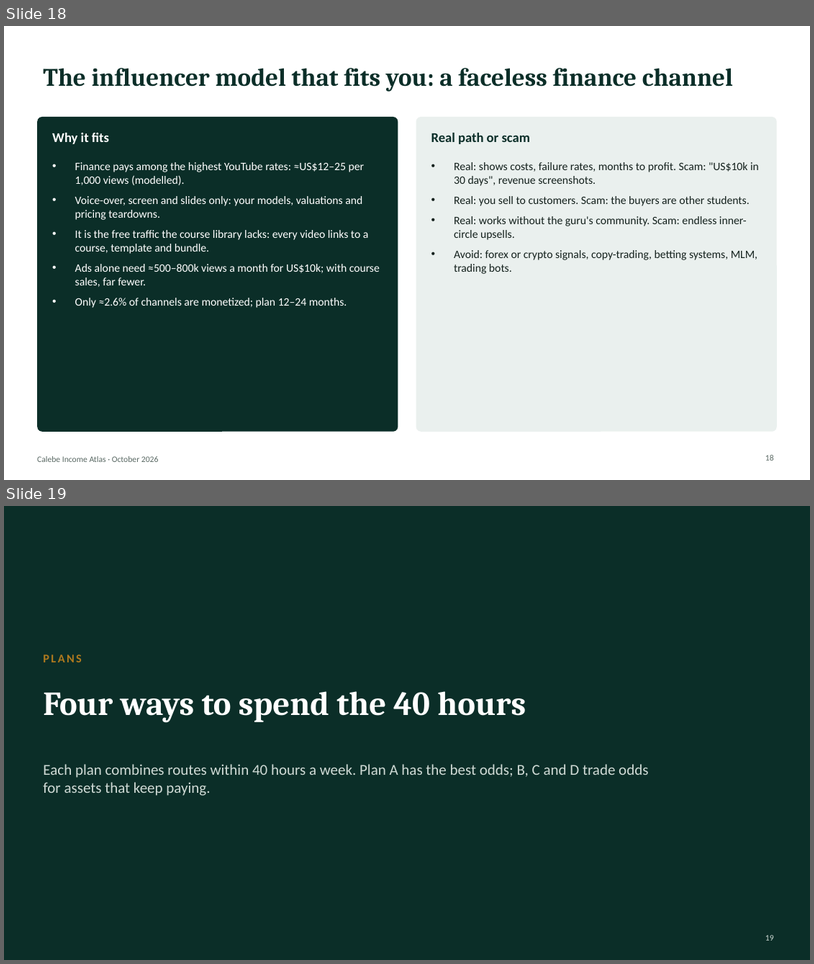
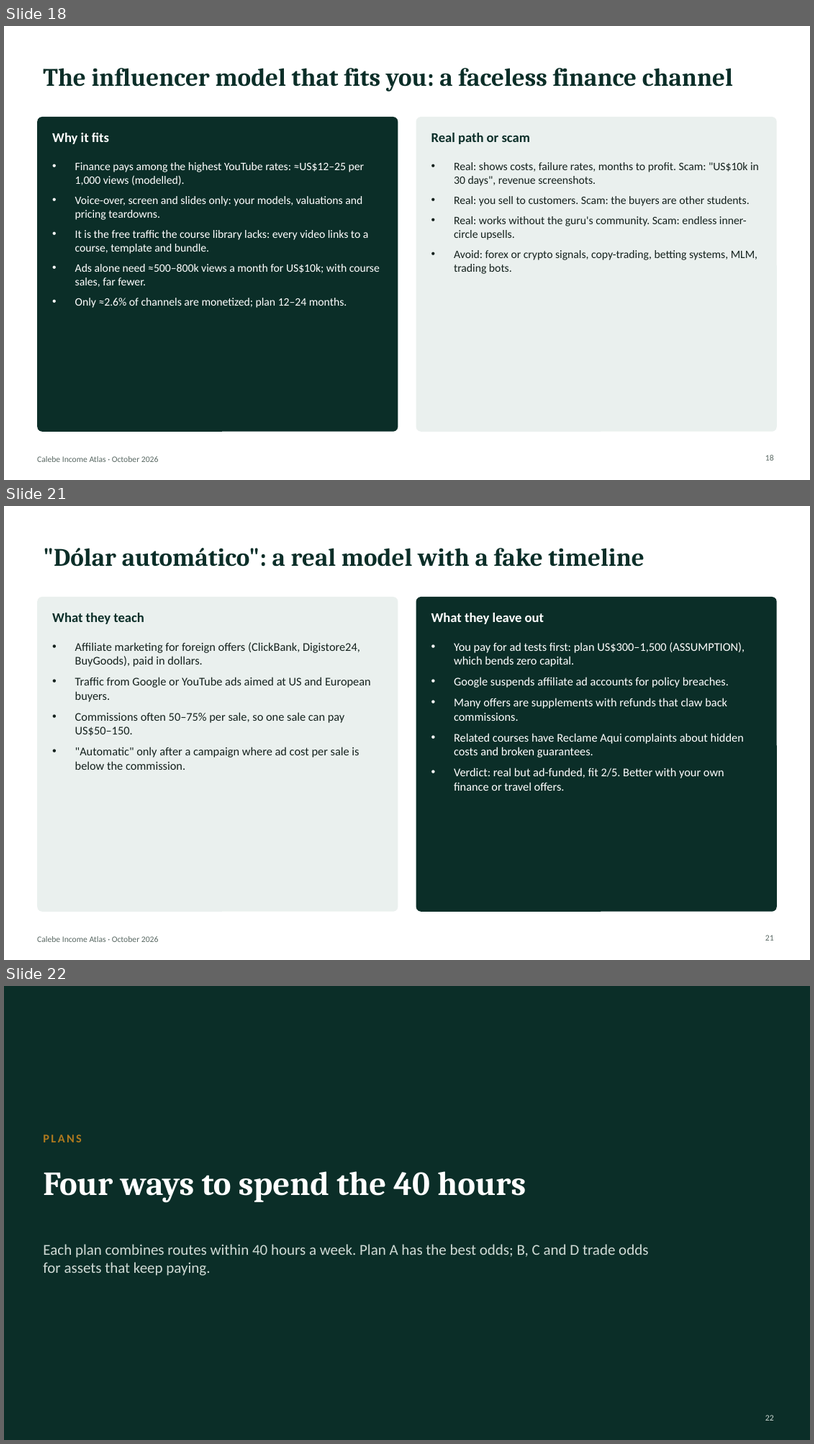
Before and after one commit to algarcalebe-web/legendary-bassoon, a slide deck: research/Calebe_Income_Atlas.pptx. Shown one above the other, each under a label of ours: slides 18 and 19 before the commit, slides 18, 21 and 22 after it; the slides between them are not shown. The pictures are 814x964 and 814x1444 pixels, drawn with LibreOffice and Linux fonts; fonts in the diff are those of the drawing. Boxes give left, top, right and bottom in pixels: in the first picture for what was removed or moved away, otherwise in the second. Text is boxed around its words. In the diff, an @@ line names an element or a change of style, - is before the commit and + after.

```diff
--- a/research/Calebe_Income_Atlas.pptx
+++ b/research/Calebe_Income_Atlas.pptx
@@ slide 21 added at [4, 506, 810, 960], background #FFFFFF; not listed: 1 template element that a slide beside it also shows @@
@@ title added at [43, 548, 644, 566], 30 pt, text #0B2E28, bold @@
+"Dólar automático": a real model with a fake timeline
@@ rounded rectangle added at [37, 597, 399, 911], fill #EAF0EE @@
@@ text added at [52, 613, 144, 624], 16 pt, text #0B2E28, bold @@
+What they teach
@@ rounded rectangle added at [417, 597, 778, 911], fill #0B2E28 @@
@@ text added at [432, 613, 544, 624], 16 pt, text #FFFFFF, bold @@
+What they leave out
@@ text added at [75, 642, 371, 770], 14 pt, text #14211D @@
+• Affiliate marketing for foreign offers (ClickBank, Digistore24, BuyGoods), paid in dollars.
+• Traffic from Google or YouTube ads aimed at US and European buyers.
+• Commissions often 50–75% per sale, so one sale can pay US$50–150.
+• "Automatic" only after a campaign where ad cost per sale is below the commission.
@@ text added at [454, 642, 745, 790], 14 pt, text #FFFFFF @@
+• You pay for ad tests first: plan US$300–1,500 (ASSUMPTION), which bends zero capital.
+• Google suspends affiliate ad accounts for policy breaches.
+• Many offers are supplements with refunds that claw back commissions.
+• Related courses have Reclame Aqui complaints about hidden costs and broken guarantees.
+• Verdict: real but ad-funded, fit 2/5. Better with your own finance or travel offers.
@@ page number added at [766, 934, 774, 940], 10 pt, text #5A6964 @@
+21
@@ what was slide 19 is now slide 22 @@
@@ page number at [766, 1414, 774, 1420]: text changed @@
-19
+22
```
Also in this commit, not shown: 1 slide changed, 2 other slides added, 2 other files.
